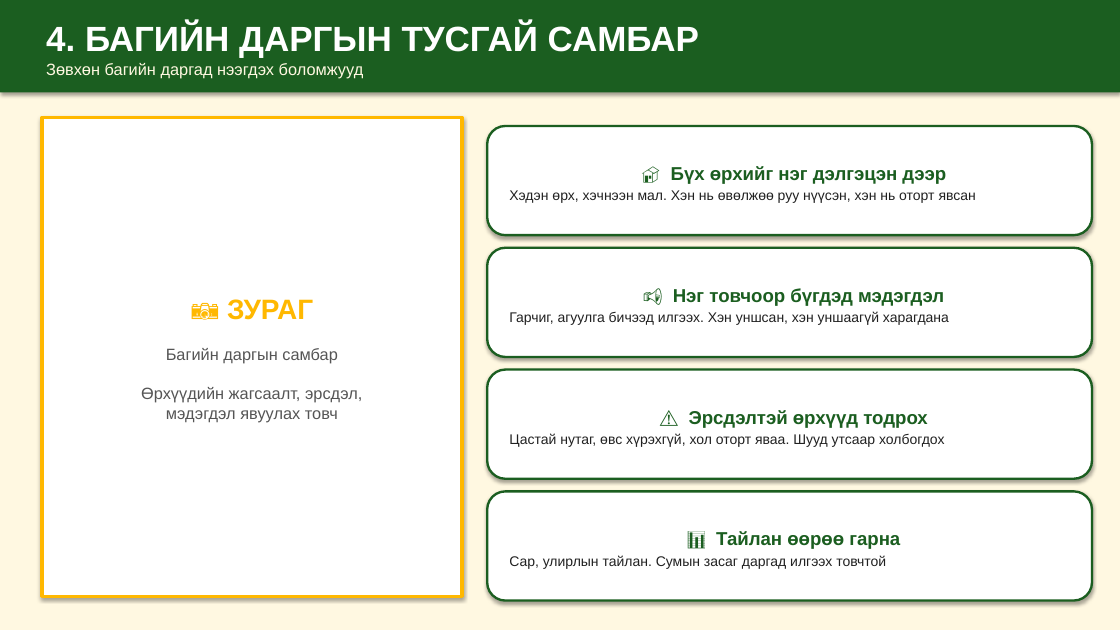
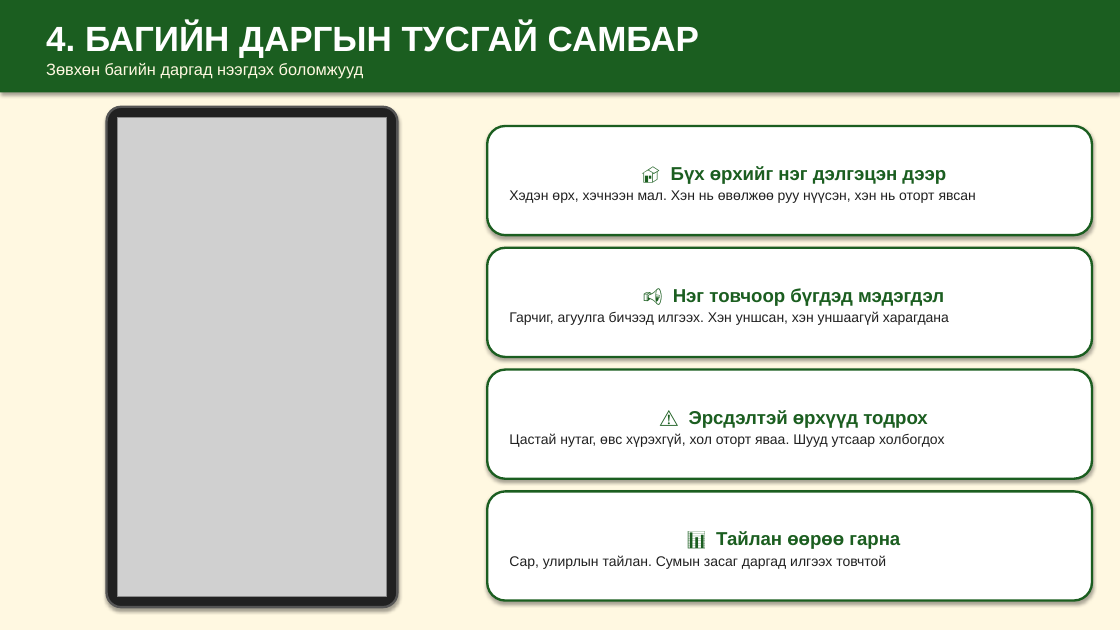
Before and after one commit to mendsaikhanch-stack/malchin-app, a slide deck: slide 17 of docs/bag-darga-tanilsuulga.pptx. Drawn at 1120x630 pixels with LibreOffice and Linux fonts; fonts in the diff are those of the drawing; grey boxes stand for pictures. Boxes give left, top, right and bottom in pixels: in the first picture for what was removed or moved away, otherwise in the second. Text is boxed around its words. In the diff, an @@ line names an element or a change of style, - is before the commit and + after.

```diff
--- a/docs/bag-darga-tanilsuulga.pptx
+++ b/docs/bag-darga-tanilsuulga.pptx
@@ rectangle removed at [42,118,462,597] @@
-📷 ЗУРАГ
-Багийн даргын самбар
-Өрхүүдийн жагсаалт, эрсдэл,
-мэдэгдэл явуулах товч
@@ rounded rectangle added at [107,107,397,607], fill #212121, outline #555555 2 pt @@
@@ picture added at [118,118,387,597] @@
```
Also in this commit, not shown: 12 other slides changed, 16 other files.
